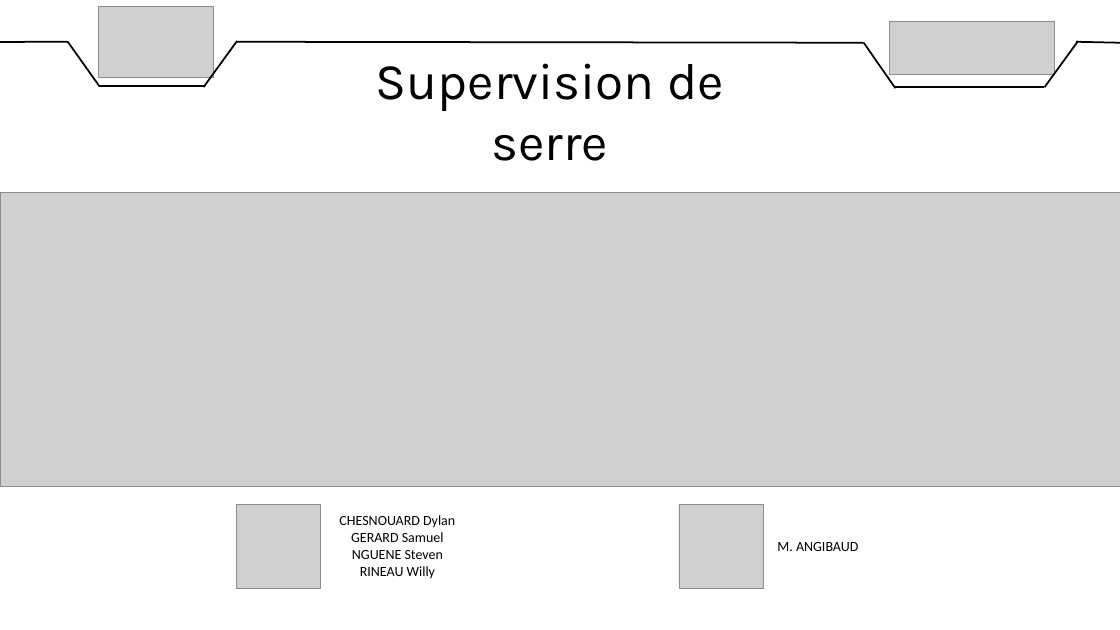
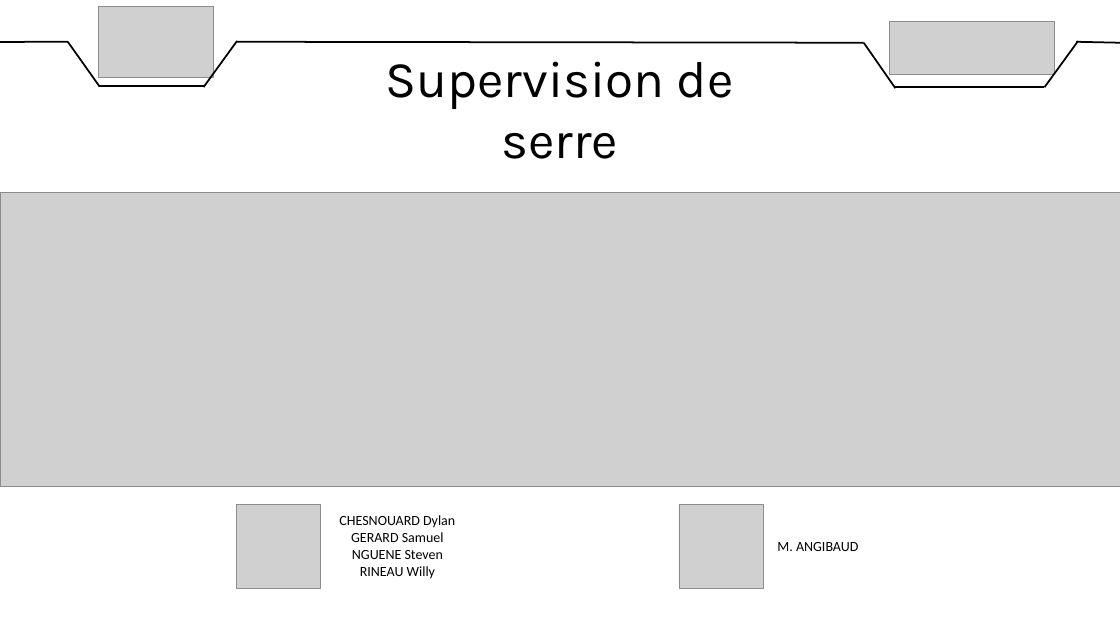
Before and after one commit to DylanChe/SupervisionSerre, a slide deck: slide 1 of oral_projet/revue_3/diaporama_revue_3_dylan.pptx. Drawn at 1120x630 pixels with LibreOffice and Linux fonts; fonts in the diff are those of the drawing; grey boxes stand for pictures. Boxes give left, top, right and bottom in pixels: in the first picture for what was removed or moved away, otherwise in the second. Text is boxed around its words. In the diff, an @@ line names an element or a change of style, - is before the commit and + after.

```diff
--- a/oral_projet/revue_3/diaporama_revue_3_dylan.pptx
+++ b/oral_projet/revue_3/diaporama_revue_3_dylan.pptx
@@ text "Supervision de serre": place and size @@
-text "Supervision de serre" at (376, 63, 724, 161)
+text "Supervision de serre" at (386, 61, 734, 159)
```
Also in this commit, not shown: 2 other slides changed, 2 slides added, 3 slides removed.
